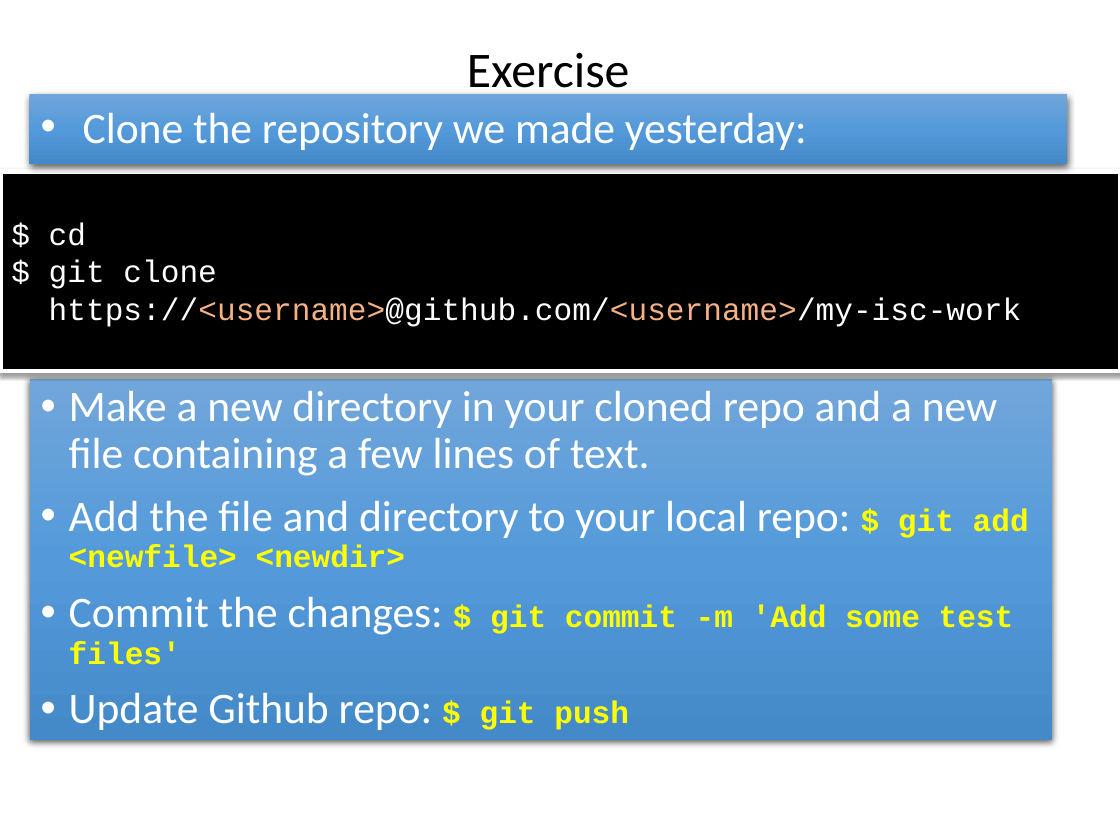
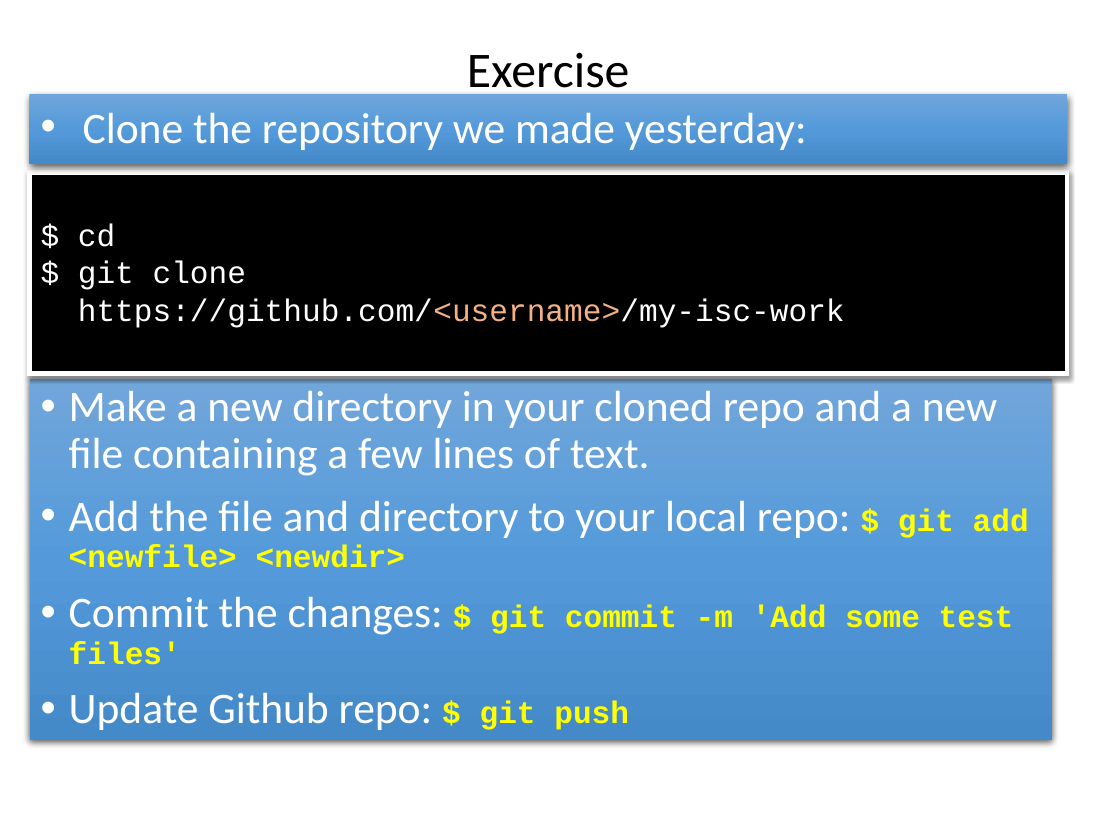
Before and after one commit to ncasuk/ncas-isc, a slide deck: slide 33 of shell/presentations/02_git2.pptx (slide 34 before the commit). Drawn at 1120x840 pixels with LibreOffice and Linux fonts; fonts in the diff are those of the drawing; background and template pictures are left out. Boxes give left, top, right and bottom in pixels: in the first picture for what was removed or moved away, otherwise in the second. Text is boxed around its words. In the diff, an @@ line names an element or a change of style, - is before the commit and + after.

```diff
--- a/shell/presentations/02_git2.pptx
+++ b/shell/presentations/02_git2.pptx
@@ rectangle "$ cd": place and size @@
-rectangle "$ cd" at [0,171,1120,371]
+rectangle "$ cd" at [29,172,1066,374]
@@ text in rectangle at [78,261,845,328]: text changed @@
-$ git clone
-https://<username>@github.com/<username>/my-isc-work
+$ git clone
+https://github.com/<username>/my-isc-work
```
Also in this commit, not shown: 10 other slides changed, 1 slide removed, 5 other files.
